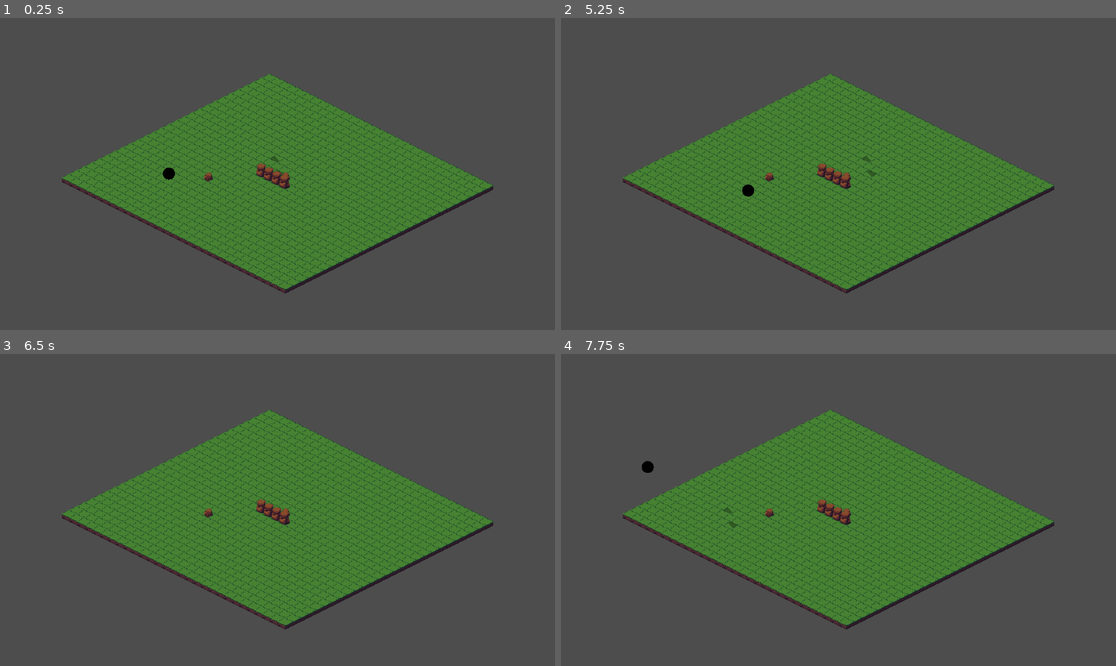
Above: before the commit, frames 1-4 (two rows, left to right).
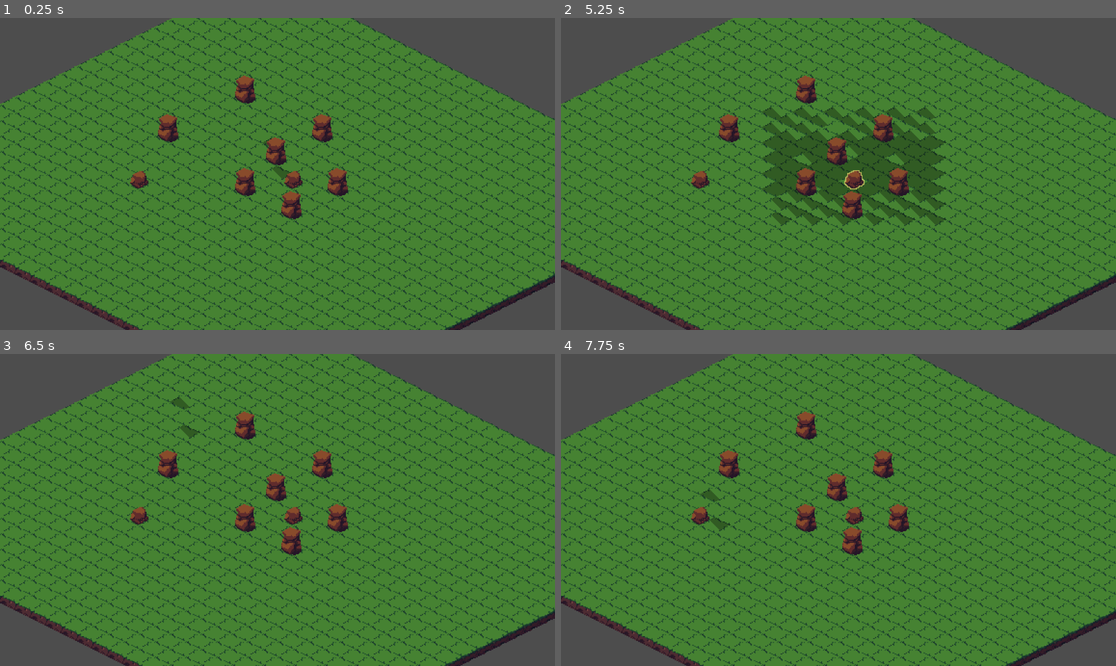
Above: after the commit, the same moments.

Repository: dch777/patch-notes-1.1
Game: Godot game, scene res://ui/test.tscn
Two runs of this game, one before a commit and one after it. Both use one fixed random seed, a clock stepped at 60 frames per second and the inputs below. The project has no main scene, so this scene is started directly.
Inputs (mouse positions are in pixels of both pictures, inside the frame that each line leads up to):
- Up to frame 1 (0.25 s): no input
- Up to frame 2 (5.25 s): tap Enter at 0.5, 2, 3.5 s; move the mouse to (960, 158) at 0.52 s; click (960, 158) at 0.6 s; tap Space at 1.25, 2.75, 4.25 s; move the mouse to (727, 189) at 1.27 s; click (727, 189) at 1.35 s; move the mouse to (894, 105) at 2.02 s; click (894, 105) at 2.1 s; move the mouse to (810, 236) at 2.77 s; click (810, 236) at 2.85 s; move the mouse to (1005, 220) at 3.52 s; click (1005, 220) at 3.6 s; move the mouse to (672, 127) at 4.27 s; click (672, 127) at 4.35 s; move the mouse to (866, 174) at 5.02 s; click (866, 174) at 5.1 s
- Up to frame 3 (6.5 s): move the mouse to (194, 432) at 5.77 s; click (194, 432) at 5.85 s
- Up to frame 4 (7.75 s): move the mouse to (960, 494) at 6.52 s; click (960, 494) at 6.6 s; move the mouse to (727, 525) at 7.27 s; click (727, 525) at 7.35 s

The runs differ from the first frame. In frame 1, 67% of the frame differs, in the area x 0-100%, y 0-100%; in frame 2, 71%; in frame 3, 67%; in frame 4, 67%.

Commit message:
Added entity nav blocking

Diff:
--- /dev/null
+++ b/scripts/action.gd
@@ -0,0 +1 @@
+extends Object
--- a/scripts/canvas.gd
+++ b/scripts/canvas.gd
@@ -28,9 +28,15 @@
 	return Vector2(canvas_viewport.size.x * vec.x / rect.size.x, canvas_viewport.size.y * vec.y / rect.size.y)
 
 func draw_reachable(remaining_moves: int, pos: Vector2i, color: Color):
+	draw_reachable_helper(remaining_moves - 1, pos + Vector2i(1 , 0), color)
+	draw_reachable_helper(remaining_moves - 1, pos + Vector2i(-1, 0), color)
+	draw_reachable_helper(remaining_moves - 1, pos + Vector2i(0 , 1), color)
+	draw_reachable_helper(remaining_moves - 1, pos + Vector2i(0 ,-1), color)
+
+func draw_reachable_helper(remaining_moves: int, pos: Vector2i, color: Color):
 	if !controller.map.is_point_solid(pos) and remaining_moves > 0:
 		draw_circle(convert_vec(pos), 25, color)
-		draw_reachable(remaining_moves - 1, pos + Vector2i(1 , 0), color)
-		draw_reachable(remaining_moves - 1, pos + Vector2i(-1, 0), color)
-		draw_reachable(remaining_moves - 1, pos + Vector2i(0 , 1), color)
-		draw_reachable(remaining_moves - 1, pos + Vector2i(0 ,-1), color)
+		draw_reachable_helper(remaining_moves - 1, pos + Vector2i(1 , 0), color)
+		draw_reachable_helper(remaining_moves - 1, pos + Vector2i(-1, 0), color)
+		draw_reachable_helper(remaining_moves - 1, pos + Vector2i(0 , 1), color)
+		draw_reachable_helper(remaining_moves - 1, pos + Vector2i(0 ,-1), color)
--- a/scripts/entities/enemy.gd
+++ b/scripts/entities/enemy.gd
@@ -10,6 +10,11 @@
 func end() -> void:
 	active = false
 
+func map_clicked(map_pos: Vector2i) -> void:
+	controller.entity_deselected()
+	selected = false
+	deselect()
+
 func move_finished() -> void:
 	finished.emit(self)
 
--- a/scripts/entities/player.gd
+++ b/scripts/entities/player.gd
@@ -10,8 +10,13 @@
 	active = false
 
 func map_clicked(map_pos: Vector2i) -> void:
-	if active and (path.size() == 0 or map_pos != path[-1]):
-		move(map_pos)
+	var new_path = map.get_id_path(map_position, map_pos)
+	if active and (new_path.size() > 0 and new_path.size() - 1 <= moves) and (path.size() == 0 or map_pos != path[-1]):
+		teleport(map_pos)
+	elif active:
+		controller.entity_deselected()
+		selected = false
+		deselect()
 
 func move_finished() -> void:
 	if moves == 0:
--- a/scripts/entity.gd
+++ b/scripts/entity.gd
@@ -27,7 +27,7 @@
 	finished.connect(controller.entity_finished)
 
 	global_position = controller.map_to_global(map_position)
-	# map.set_point_solid(map_position)
+	map.set_point_solid(map_position)
 
 	sprite.material = select_shader.duplicate()
 
@@ -68,9 +68,9 @@
 func move(dest: Vector2i) -> void:
 	var new_path = map.get_id_path(map_position, dest, true)
 	if new_path.size() > 1:
-		if path.size() > 0:
-			map.set_point_solid(path[-1], false)
 		path = new_path
+		map.set_point_solid(map_position, false)
+		map.set_point_solid(path[min(path.size() - 1, moves)])
 
 		if tween and tween.is_running():
 			tween.kill();
@@ -92,6 +92,17 @@
 			prev_pos = pos
 		tween.tween_callback(move_finished)
 
+func teleport(dest: Vector2i) -> void:
+	map.set_point_solid(map_position, false)
+
+	var new_path = map.get_id_path(map_position, dest)
+	global_position = controller.map_to_global(dest)
+	map_position = dest
+	moves -= new_path.size() - 1
+
+	map.set_point_solid(dest)
+	move_finished()
+
 func move_finished() -> void:
 	pass
 
--- a/scripts/gamestate_controller.gd
+++ b/scripts/gamestate_controller.gd
@@ -51,7 +51,7 @@
 	var mouse_pos = to_global(get_local_mouse_position())
 	hover_shader.set_shader_parameter("canvas", canvas.get_texture())
 
-	if Input.is_action_just_released("select"):
+	if Input.is_action_just_pressed("select"):
 		if selected_entity and reachable:
 			selected_entity.map_clicked(hovered_cell)
 
--- a/ui/test.tscn
+++ b/ui/test.tscn
@@ -422,7 +422,7 @@
 z_index = 1
 z_as_relative = false
 y_sort_enabled = true
-tile_map_data = PackedByteArray("AAD///7/AAAEAAUAAAD/////AAAEAAUAAAD//wAAAAAEAAUAAAD//wEAAAAEAAUAAAA=")
+tile_map_data = PackedByteArray("AAD+////AAAEAAUAAAABAAIAAAAEAAUAAAAEAP7/AAAEAAUAAAABAP7/AAAEAAUAAAAEAPn/AAAEAAUAAAD+/wIAAAAEAAUAAAD///n/AAAEAAUAAAA=")
 tile_set = SubResource("TileSet_33hta")
 
 [node name="Line2D" type="Line2D" parent="GamestateController"]
@@ -453,7 +453,20 @@
 map_position = Vector2i(-5, -5)
 speed = 10.0
 
+[node name="enemy2" type="Sprite2D" parent="GamestateController" node_paths=PackedStringArray("sprite")]
+z_index = 2
+z_as_relative = false
+y_sort_enabled = true
+material = ExtResource("5_maoow")
+texture = ExtResource("6_hfe8r")
+offset = Vector2(0, -8)
+script = ExtResource("9_ren8u")
+sprite = NodePath(".")
+map_position = Vector2i(-5, -5)
+speed = 10.0
+
 [node name="TextureRect" type="TextureRect" parent="GamestateController"]
+visible = false
 z_index = 10
 offset_left = -500.0
 offset_top = -239.0
@@ -463,3 +476,4 @@
 expand_mode = 1
 
 [node name="Camera2D" type="Camera2D" parent="."]
+zoom = Vector2(2, 2)
Not shown, added: scripts/action.gd.uid
